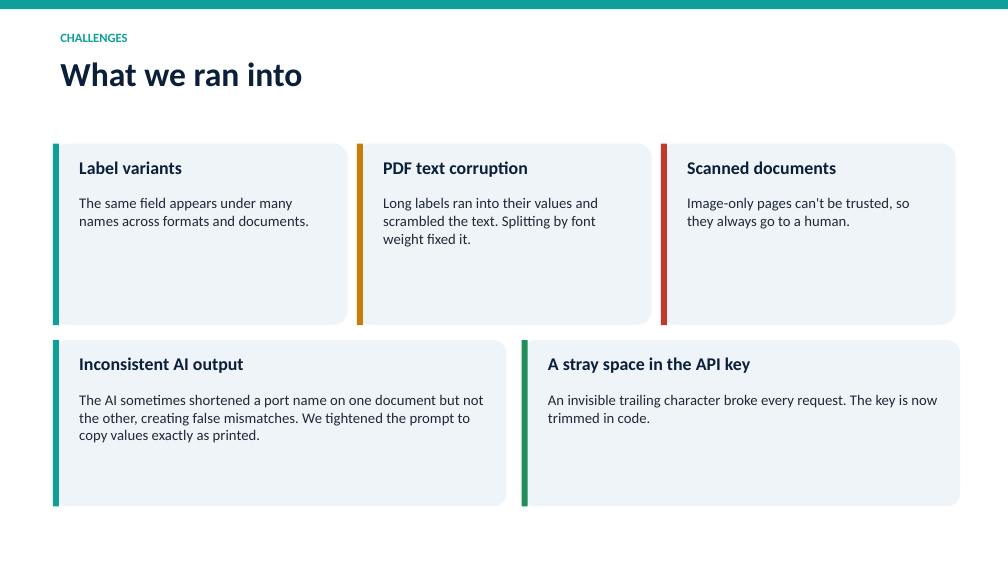
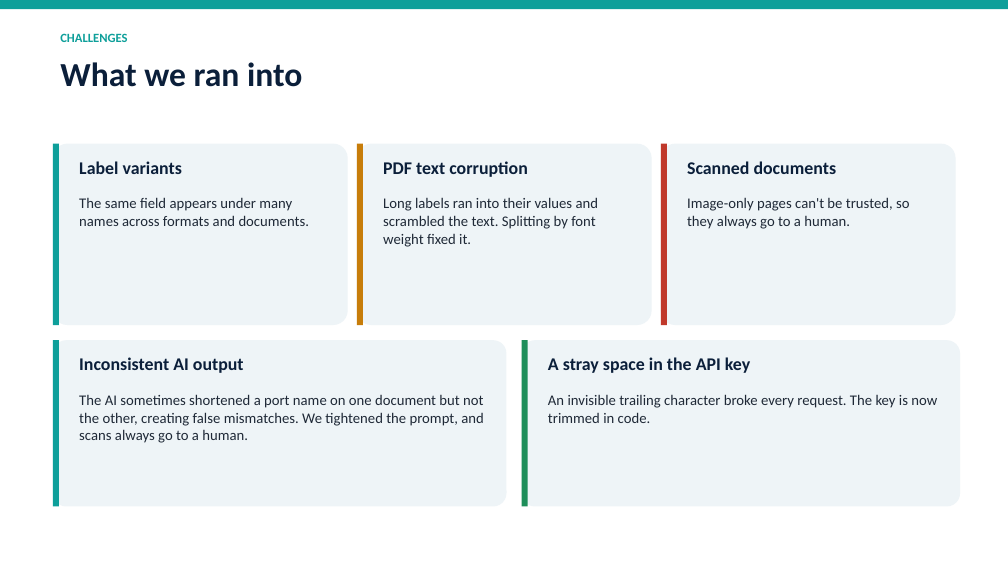
Before and after one commit to BryanWZH/Averis-unemployed-bums, a slide deck: slide 8 of docs/SDOC_slides.pptx (slide 7 before the commit). Drawn at 1008x567 pixels with LibreOffice and Linux fonts; fonts in the diff are those of the drawing. Boxes give left, top, right and bottom in pixels: in the first picture for what was removed or moved away, otherwise in the second. Text is boxed around its words. In the diff, an @@ line names an element or a change of style, - is before the commit and + after.

```diff
--- a/docs/SDOC_slides.pptx
+++ b/docs/SDOC_slides.pptx
@@ text at box(79, 394, 484, 443): text changed @@
-The AI sometimes shortened a port name on one document but not the other, creating false mismatches. We tightened the prompt to copy values exactly as printed.
+The AI sometimes shortened a port name on one document but not the other, creating false mismatches. We tightened the prompt, and scans always go to a human.
```
Also in this commit, not shown: 2 slides added, 1 slide removed, 5 other files.
